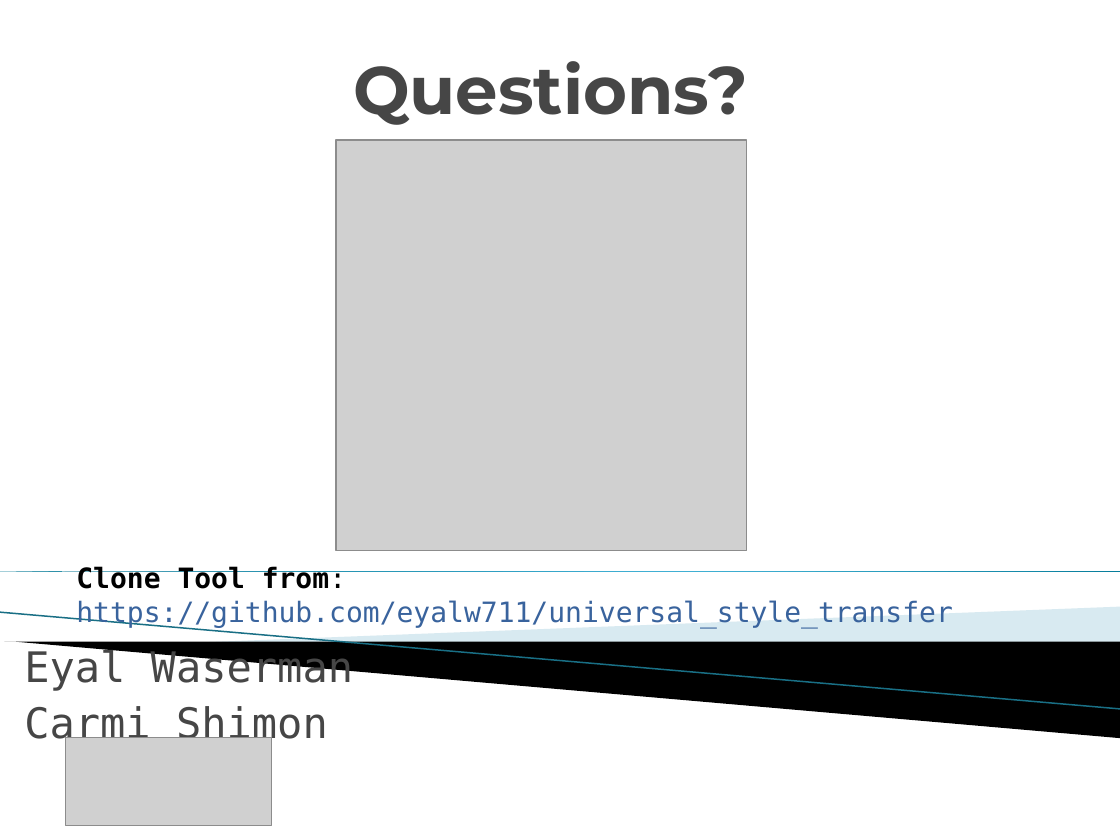
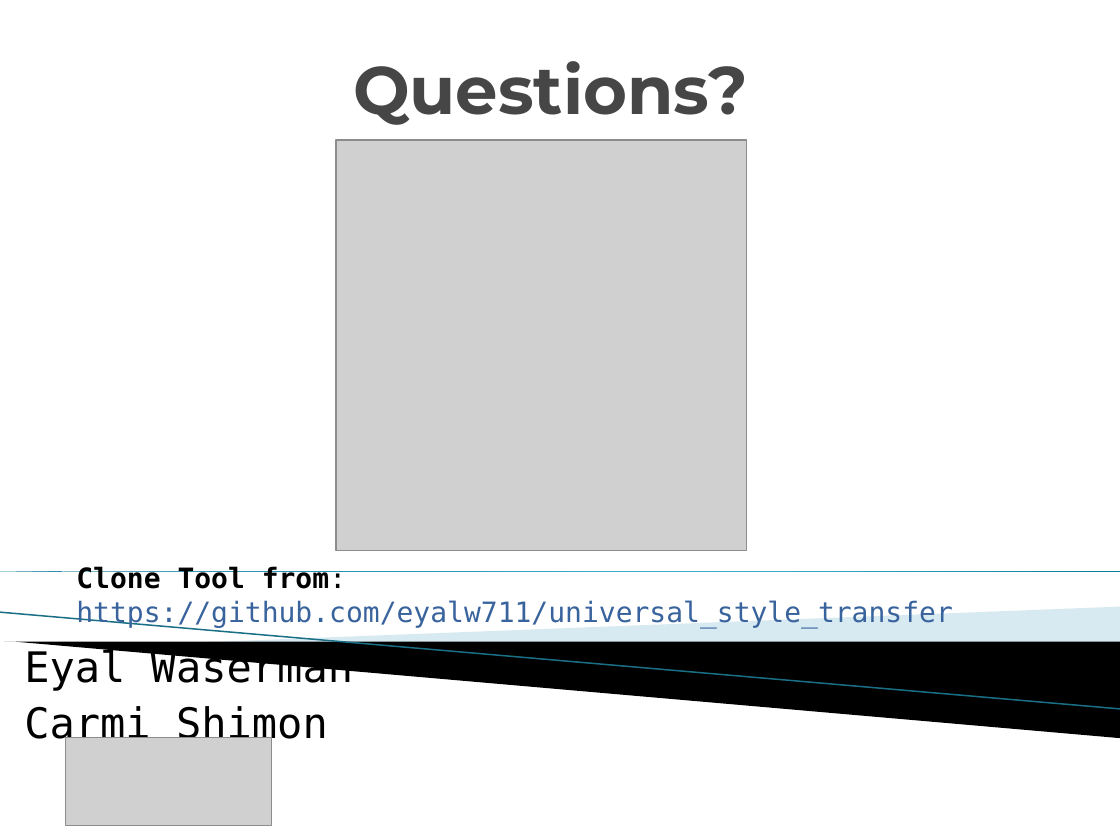
Before and after one commit to eyalw711/universal_style_transfer, a slide deck: slide 12 of ppt/Universal Style transfer via Feature Transform.pptx. Drawn at 1120x840 pixels with LibreOffice and Linux fonts; fonts in the diff are those of the drawing; grey boxes stand for pictures; background and template pictures are left out. Boxes give left, top, right and bottom in pixels: in the first picture for what was removed or moved away, otherwise in the second. Text is boxed around its words. In the diff, an @@ line names an element or a change of style, - is before the commit and + after.

```diff
--- a/ppt/Universal Style transfer via Feature Transform.pptx
+++ b/ppt/Universal Style transfer via Feature Transform.pptx
@@ subtitle "Eyal Waserman" at (24, 647, 353, 748): text colour #464646 to #000000 @@
```
Also in this commit, not shown: 2 other slides changed, 1 other file.
